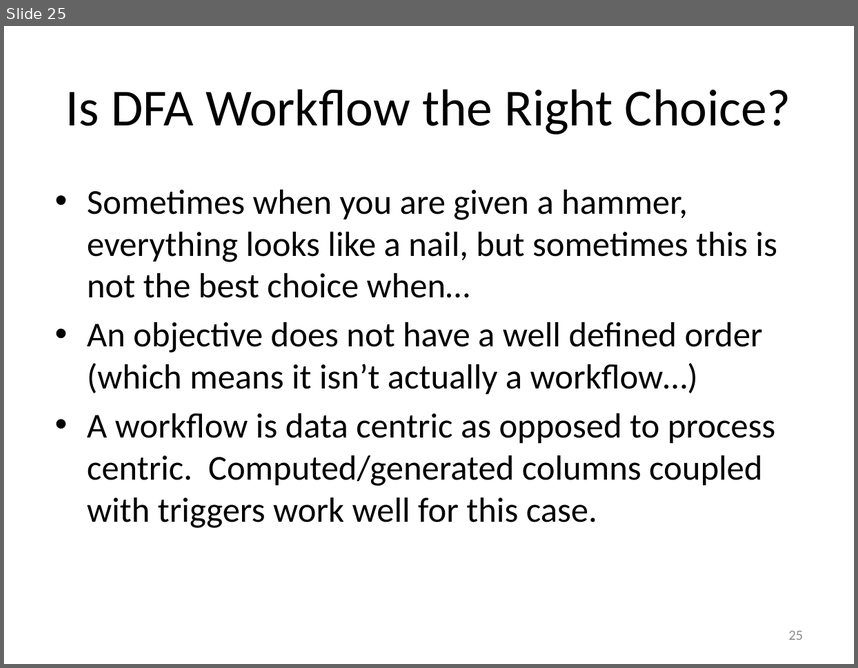
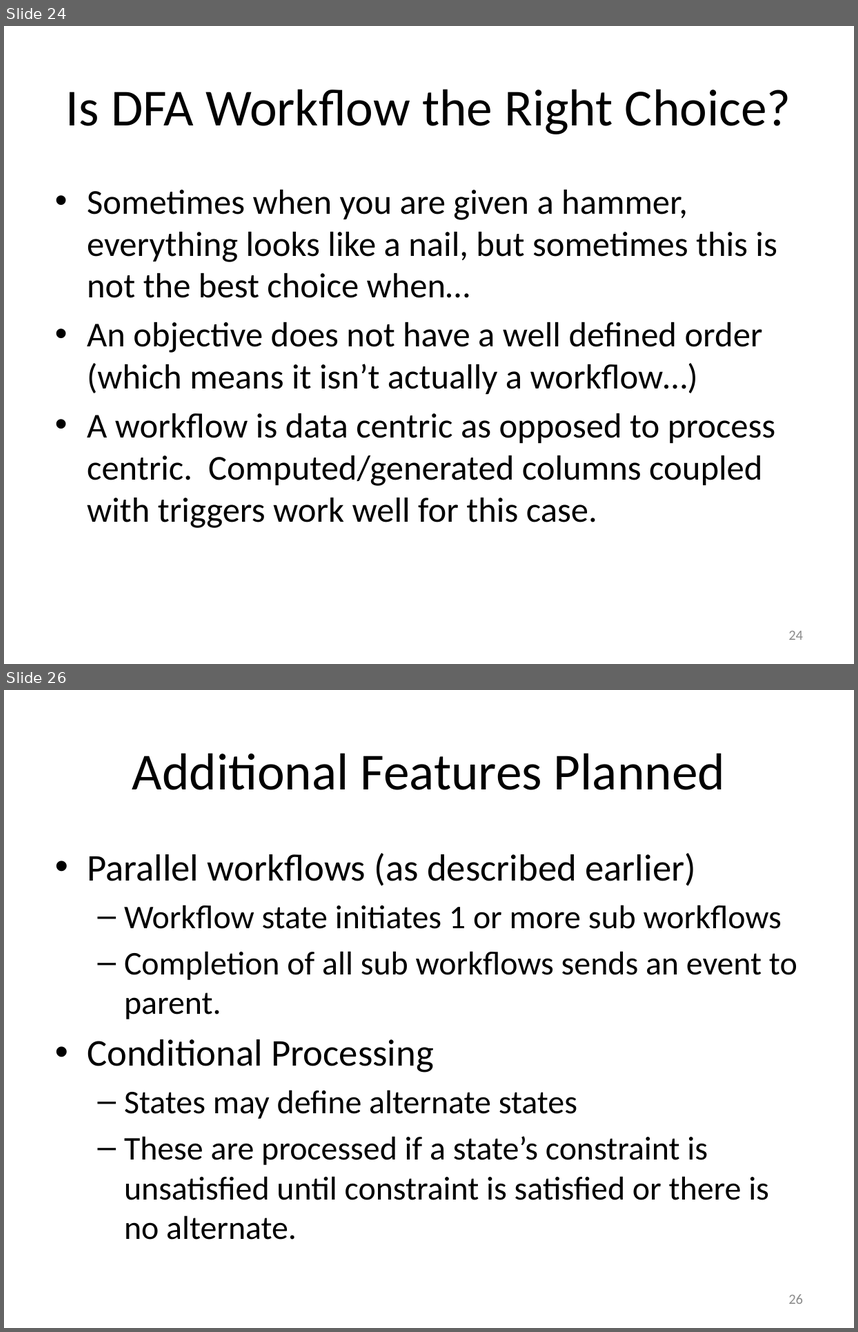
Before and after one commit to RichardRoda/DFA-Workflow-Model, a slide deck: Modeling Workflows with Event Driven DFA.pptx. Shown one above the other, each under a label of ours: slide 25 before the commit, slides 24 and 26 after it; the slides between them are not shown. The pictures are 858x668 and 858x1332 pixels, drawn with LibreOffice and Linux fonts; fonts in the diff are those of the drawing. Boxes give left, top, right and bottom in pixels: in the first picture for what was removed or moved away, otherwise in the second. Text is boxed around its words. In the diff, an @@ line names an element or a change of style, - is before the commit and + after.

```diff
--- a/Modeling Workflows with Event Driven DFA.pptx
+++ b/Modeling Workflows with Event Driven DFA.pptx
@@ slide 26 added at (x1=4, y1=690, x2=854, y2=1328), background #FFFFFF @@
@@ title added at (x1=132, y1=753, x2=725, y2=790), 44 pt, text #000000 @@
+Additional Features Planned
@@ text added at (x1=87, y1=853, x2=797, y2=1239), 28 pt, text #000000 @@
+• Parallel workflows (as described earlier)
+  – Workflow state initiates 1 or more sub workflows
+  – Completion of all sub workflows sends an event to parent.
+• Conditional Processing
+  – States may define alternate states
+  – These are processed if a state’s constraint is unsatisfied until constraint is satisfied or there is no alternate.
@@ page number added at (x1=789, y1=1294, x2=803, y2=1303), 12 pt, text #8C8C8C @@
+26
@@ what was slide 25 is now slide 24 @@
@@ page number at (x1=789, y1=630, x2=803, y2=639): text changed @@
-25
+24
```
Also in this commit, not shown: 1 slide changed, 2 other slides added, 2 slides removed, 1 other file.
